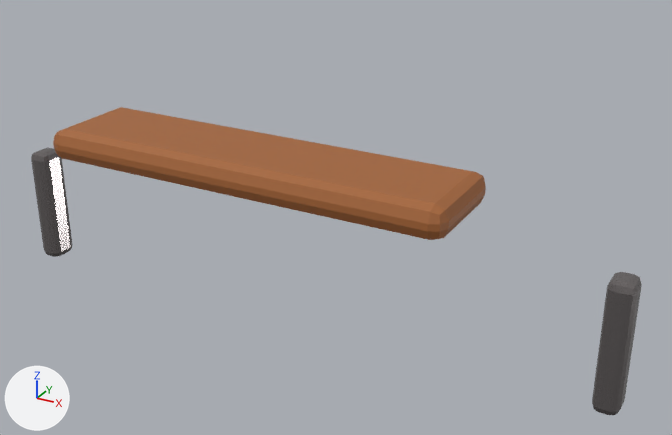
Two versions of the FBX model Art/PR3D/Exports/Environment/PR3D_Environment_Shelf.fbx, one commit apart.
The view is the same before and after, from a 50 mm camera at (1.44, -2.14, 1.78) aimed at (0.18, 0.15, 0.63). Arrows for +X, +Y and +Z are at lower left; the lights stay in place. The first picture is the older version. Where no turn or scale is listed for an object, it has been applied to the vertices.

Names of what the first picture shows: 'Visual_ShelfBoard', 'Visual_ShelfBracket_+1', 'Visual_ShelfBracket_-1'.
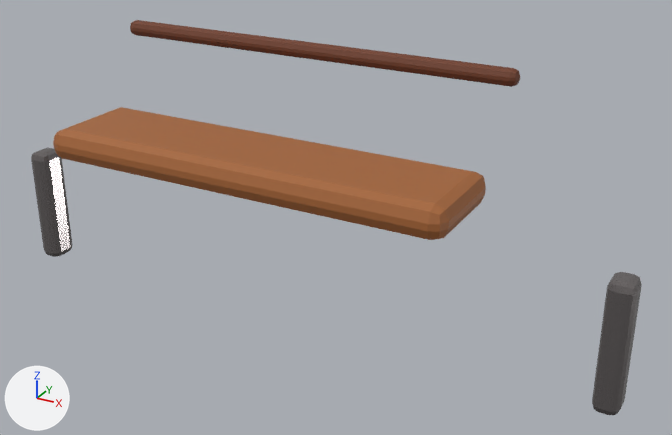
The change, as a list of edits to the scene's bpy script:
```text
Add mat_pr3d_mat_env_wooddark:
    mat_pr3d_mat_env_wooddark = principled_material('PR3D_MAT_Env_WoodDark')
    mat_pr3d_mat_env_wooddark.base_color = (0.16, 0.045, 0.018)  # brown #6f3c24
    mat_pr3d_mat_env_wooddark.roughness = 0.66
Add me_cube_265:
    me_cube_265.from_pydata(...)  # 56 vertices, 54 faces; spans x -0.68..0.68, y 0.265..0.315, z 1.075..1.125
    me_cube_265.materials.append(mat_pr3d_mat_env_wooddark)  # brown #6f3c24
Add ob_visual_shelfbackrail:
    ob_visual_shelfbackrail = bpy.data.objects.new('Visual_ShelfBackRail', me_cube_265)
    ob_visual_shelfbackrail.location = (0.0, 0.0, 0.0)
```

Location of each change, [x1, y1, x2, y2] in pixels of the pictures (672 x 435 px):
'Visual_ShelfBackRail', added (brown): after [130, 20, 520, 87]
'Visual_Batched_Metal', unchanged, uncovered by the edit: after [31, 148, 642, 415]
'Visual_ShelfBracket_+1', unchanged, covered by the edit: before [592, 272, 642, 415]
'Visual_ShelfBracket_-1', unchanged, covered by the edit: before [31, 148, 72, 257]
